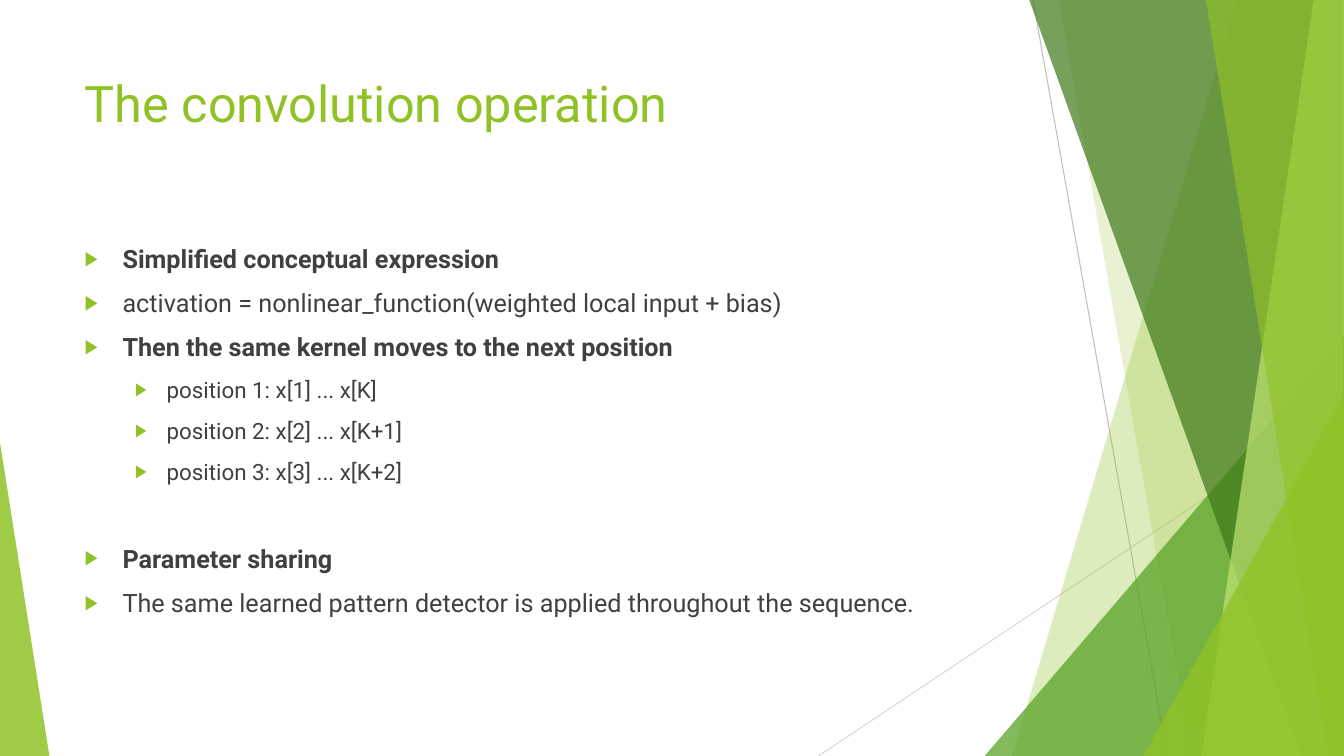
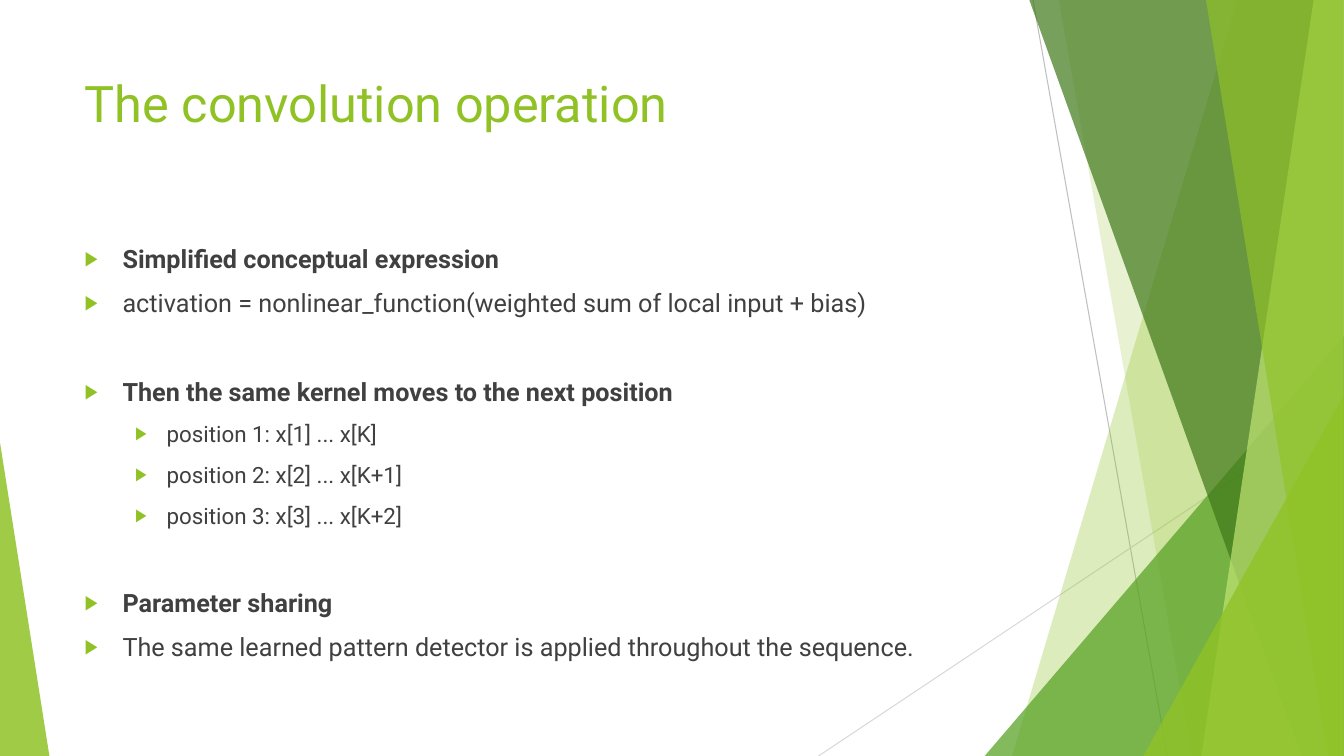
Before and after one commit to FranzGH/timeseries, a slide deck: slide 21 of Slides/05 CNNs.pptx. Drawn at 1344x756 pixels with LibreOffice and Linux fonts; fonts in the diff are those of the drawing. Boxes give left, top, right and bottom in pixels: in the first picture for what was removed or moved away, otherwise in the second. Text is boxed around its words. In the diff, an @@ line names an element or a change of style, - is before the commit and + after.

```diff
--- a/Slides/05 CNNs.pptx
+++ b/Slides/05 CNNs.pptx
@@ text at (x1=123, y1=292, x2=866, y2=318): text changed @@
-▶ activation = nonlinear_function(weighted local input + bias)
+▶ activation = nonlinear_function(weighted sum of local input + bias)
```
Also in this commit, not shown: 26 other slides changed, 1 slide removed, 4 other files.
